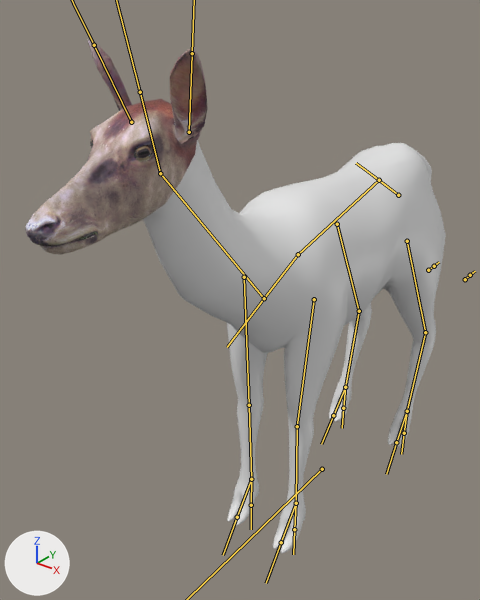
An edit to the FBX model Assets/deer/deer.fbx, drawn before and after from the same camera.
Camera for both pictures: a 50 mm camera at (3.6, -6.31, 6.04) aimed at (-0.45, -1.23, 2.9). Arrows for +X, +Y and +Z are at lower left; the lights stay in place. The bones that bend it are drawn over the model as lines.

Names of what the first picture shows: 'Body', 'Head'.
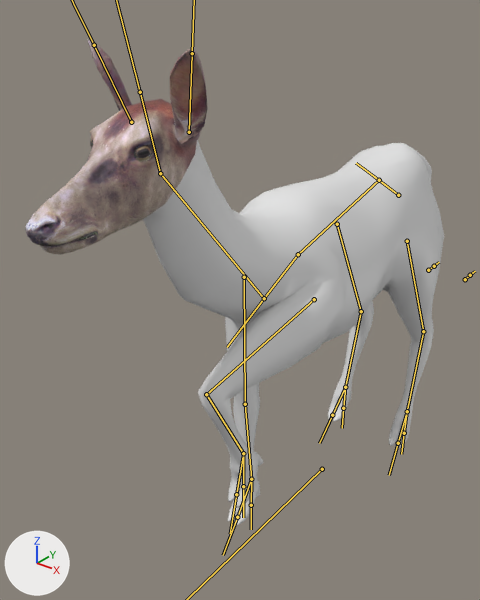
The newer file adds an action. The first version stands in its rest pose; the second is drawn at frame 1 of the action 'Idle.000'.

Changed parts and their boxes [x1, y1, x2, y2] in the pictures (480 x 600 px):
'Body', posed (7% shorter): before [143, 140, 446, 554]; after [143, 140, 444, 526]
bone 'Backleg_L', root to tip: before (407, 241) to (425, 332); after (407, 241) to (423, 331)
bone 'Backleg_L.001', root to tip: before (425, 332) to (407, 411); after (423, 331) to (407, 411)
bone 'Backleg_R', root to tip: before (337, 224) to (359, 311); after (337, 224) to (361, 311)
bone 'Backleg_R.001', root to tip: before (359, 311) to (345, 387); after (361, 311) to (345, 387)
bone 'Frontleg_L', root to tip: before (314, 299) to (297, 426); after (314, 299) to (206, 394)
bone 'Frontleg_L.001', root to tip: before (297, 426) to (296, 503); after (206, 394) to (243, 453)
bone 'Frontleg_R', root to tip: before (244, 277) to (249, 405); after (244, 277) to (245, 404)
bone 'Frontleg_R.001', root to tip: before (249, 405) to (251, 479); after (245, 404) to (251, 479)

Diff of the bpy script that builds the scene:
```diff
--- a/Assets/deer/deer.fbx.py
+++ b/Assets/deer/deer.fbx.py
@@ bone_backleg_l @@
 bone_backleg_l = bpy.data.objects['Armature'].pose.bones['Backleg_L']  # child of 'Hip'
-bone_backleg_l.rotation_quaternion = (1.0, 0.0, 0.0, 0.0)  # degrees (0, 0, 0)
+bone_backleg_l.rotation_quaternion = (1.0, 0.0, -0.012, 0.009)  # degrees (0, -1, 1)
@@ bone_backleg_l_001 @@
 bone_backleg_l_001 = bpy.data.objects['Armature'].pose.bones['Backleg_L.001']  # child of 'Backleg_L'
-bone_backleg_l_001.rotation_quaternion = (1.0, 0.0, 0.0, 0.0)  # degrees (0, 0, 0)
+bone_backleg_l_001.rotation_quaternion = (1.0, -0.001, -0.002, -0.013)  # degrees (0, 0, -1)
@@ bone_backleg_r @@
 bone_backleg_r = bpy.data.objects['Armature'].pose.bones['Backleg_R']  # child of 'Hip'
-bone_backleg_r.rotation_quaternion = (1.0, 0.0, 0.0, 0.0)  # degrees (0, 0, 0)
+bone_backleg_r.rotation_quaternion = (1.0, 0.0, 0.012, -0.009)  # degrees (0, 1, -1)
@@ bone_backleg_r_001 @@
 bone_backleg_r_001 = bpy.data.objects['Armature'].pose.bones['Backleg_R.001']  # child of 'Backleg_R'
-bone_backleg_r_001.rotation_quaternion = (1.0, 0.0, 0.0, 0.0)  # degrees (0, 0, 0)
+bone_backleg_r_001.rotation_quaternion = (1.0, -0.001, 0.002, 0.013)  # degrees (0, 0, 1)
@@ bone_frontleg_l @@
 bone_frontleg_l = bpy.data.objects['Armature'].pose.bones['Frontleg_L']  # child of 'Backbone.001'
-bone_frontleg_l.rotation_quaternion = (1.0, 0.0, 0.0, 0.0)  # degrees (0, 0, 0)
+bone_frontleg_l.rotation_quaternion = (0.79, -0.612, 0.04, -0.006)  # degrees (-76, 3, -3)
@@ bone_frontleg_l_001 @@
 bone_frontleg_l_001 = bpy.data.objects['Armature'].pose.bones['Frontleg_L.001']  # child of 'Frontleg_L'
-bone_frontleg_l_001.rotation_quaternion = (1.0, 0.0, 0.0, 0.0)  # degrees (0, 0, 0)
+bone_frontleg_l_001.rotation_quaternion = (0.63, 0.775, 0.023, 0.042)  # degrees (102, -2, 5)
@@ bone_frontleg_r @@
 bone_frontleg_r = bpy.data.objects['Armature'].pose.bones['Frontleg_R']  # child of 'Backbone.001'
-bone_frontleg_r.rotation_quaternion = (1.0, 0.0, 0.0, 0.0)  # degrees (0, 0, 0)
+bone_frontleg_r.rotation_quaternion = (1.0, -0.006, 0.02, 0.015)  # degrees (-1, 2, 2)
@@ bone_frontleg_r_001 @@
 bone_frontleg_r_001 = bpy.data.objects['Armature'].pose.bones['Frontleg_R.001']  # child of 'Frontleg_R'
-bone_frontleg_r_001.rotation_quaternion = (1.0, 0.0, 0.0, 0.0)  # degrees (0, 0, 0)
+bone_frontleg_r_001.rotation_quaternion = (0.999, 0.014, 0.012, -0.035)  # degrees (2, 1, -4)
```
